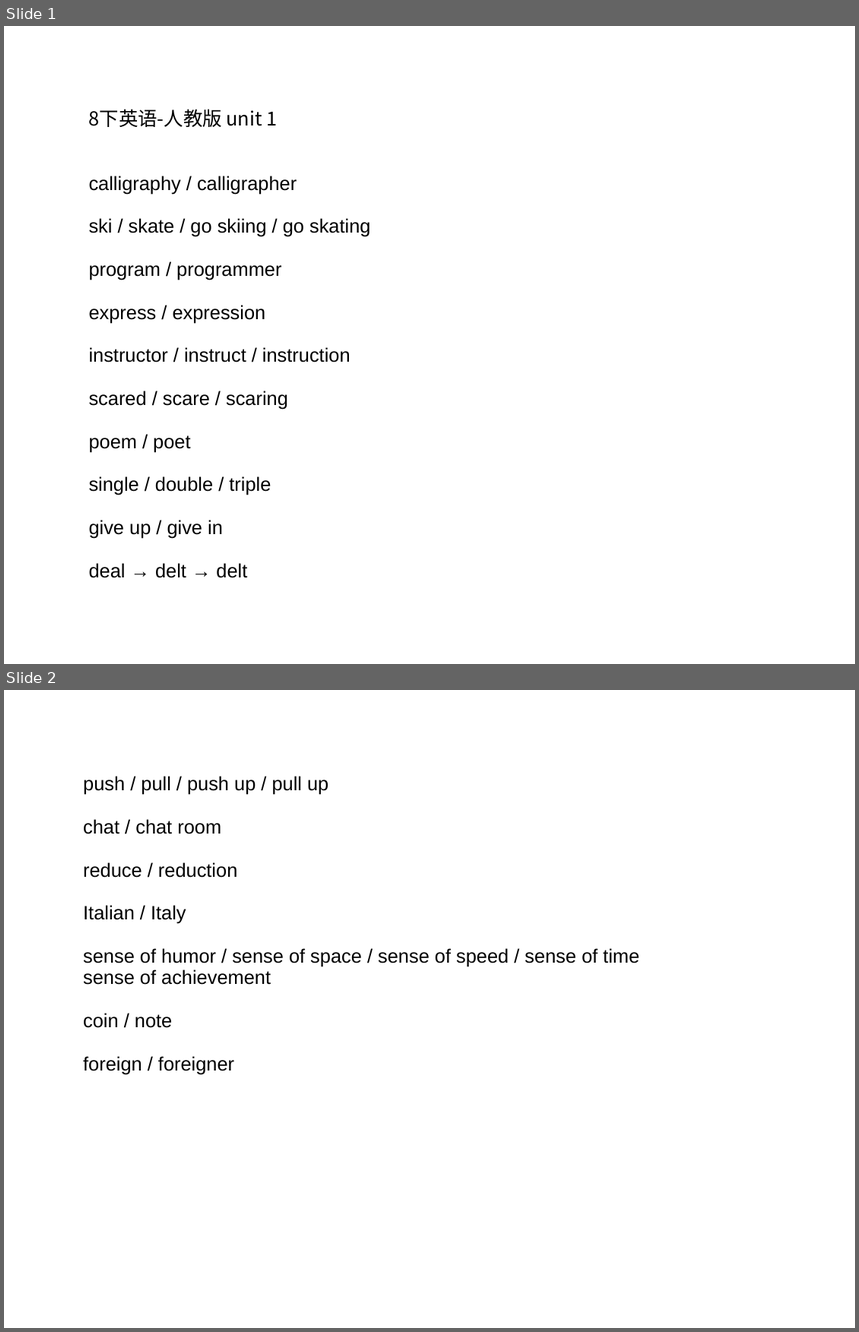
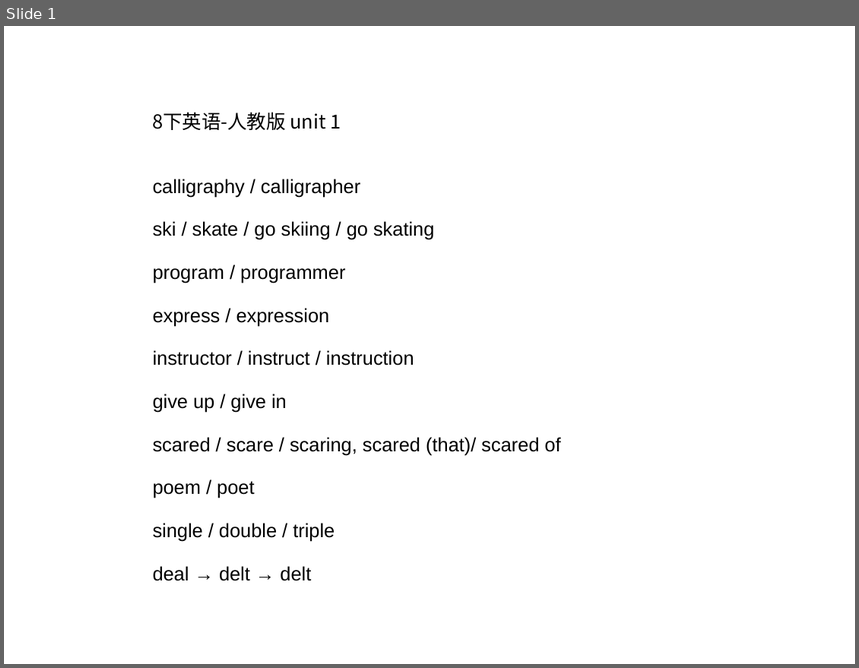
Before and after one commit to ericzhang/english-math, a slide deck: english/grade-8-下/8下英语人教版-unit-1-words.ppt. Shown one above the other, each under a label of ours: slides 1 and 2 before the commit, slide 1 after it. The pictures are 859x1332 and 859x668 pixels, drawn with LibreOffice and Linux fonts; fonts in the diff are those of the drawing. Boxes give left, top, right and bottom in pixels: in the first picture for what was removed or moved away, otherwise in the second. Text is boxed around its words. In the diff, an @@ line names an element or a change of style, - is before the commit and + after.

```diff
--- a/english/grade-8-下/8下英语人教版-unit-1-words.ppt
+++ b/english/grade-8-下/8下英语人教版-unit-1-words.ppt
@@ slide 2 removed at (4,690,855,1328), background #FFFFFF @@
@@ text removed at (83,776,639,1075) @@
-push / pull / push up / pull up
-chat / chat room
-reduce / reduction
-Italian / Italy
-sense of humor / sense of space / sense of speed / sense of time
-sense of achievement
-coin / note
-foreign / foreigner
@@ slide 1 changed as well @@
@@ text "8下英语-人教版 unit 1": place and size @@
-text "8下英语-人教版 unit 1" at (89,109,370,579)
+text "8下英语-人教版 unit 1" at (153,112,561,582)
@@ text at (153,394,561,455): text changed @@
-scared / scare / scaring
+give up / give in
+scared / scare / scaring, scared (that)/ scared of
@@ text at (89,520,223,538): paragraph removed @@
-give up / give in
```
Also in this commit, not shown: 1 slide added, 20 other files.
